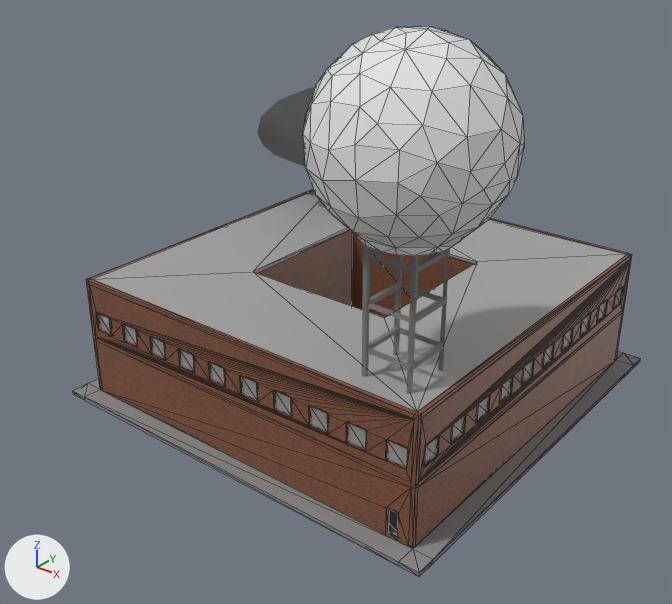
The glTF model Gangsta Wizards/Main/BUILDINGS/Business/News Building.glb, before and after one commit.
Both versions are drawn from a camera (50 mm lens) standing at (40.0, -53.8, 32.3) and looking at (1.6, -5.8, 2.5). Every picture has the same lights, and +X, +Y and +Z are marked at lower left. The picture after the commit comes second. Mesh edges are drawn as thin lines on the coarser meshes. Where no turn or scale is listed for an object, it has been applied to the vertices.
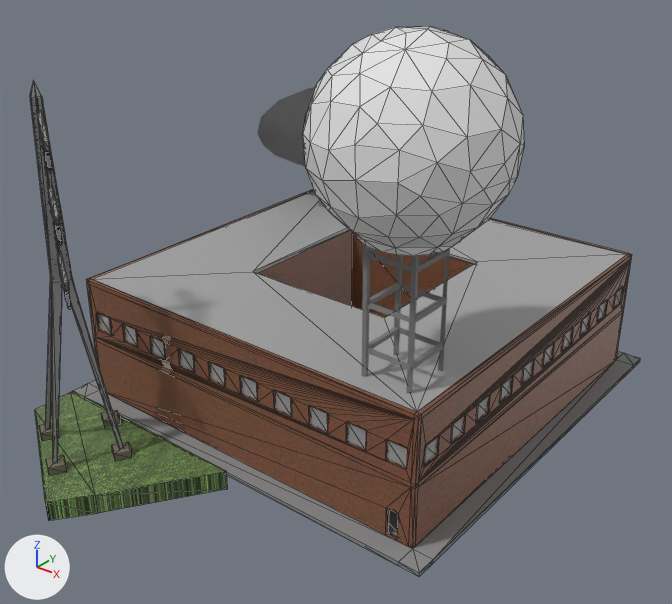
Pixel boxes [x1, y1, x2, y2] of what changed, in the pictures (672 x 604 px):
'Undeveloped Land.001', added (green)
    after: [35, 391, 227, 521]
'Tower', added
    after: [30, 81, 124, 464]
    faces in mat_galvanized_steel (grey #adadad): [30, 81, 124, 464]
    faces in mat_coils (black #000000): [45, 151, 71, 309]
'Bases', added
    after: [39, 410, 132, 476]

The change in detail:
Picture 'grass' (img_grass) is now built by load_image('grass', '_unpacked/grass', 450, 450, 'sRGB') instead of load_image('grass', '_unpacked/grass', 720, 720, 'sRGB').
Material 'Grass.001' (mat_grass_001) is new.
Its texture is img_grass.
Material 'Galvanized Steel' (mat_galvanized_steel) is new.
Its base color is (0.416, 0.416, 0.416) (grey #adadad).
Its metallic is 1.0.
Its roughness is 0.8.
Material 'Coils' (mat_coils) is new.
Its base color is (0.0, 0.0, 0.0) (black #000000).
Its metallic is 1.0.
Material 'Steel' (mat_steel) is new.
Its base color is (0.264, 0.264, 0.264) (grey #8c8c8c).
Its metallic is 1.0.
Its roughness is 0.0.
Material 'Conc Base' (mat_conc_base) is new.
Its base color is (0.181, 0.166, 0.116) (dark yellow #767160).
Its roughness is 1.0.
Mesh me_cube_005 is new.
It has 12 vertices, 20 faces and spans x -533.7..-516.5, y 36.3..46.3, z 31.6..33.1.
It uses material mat_grass_001 (picture img_grass).
Mesh me_cylinder_003 is new.
It has 2771 vertices, 3134 faces and spans x 2.6..9.3, y -6.8..-0.1, z 0.3..26.3.
Faces by material slot: [1272, 1056, 806].
It uses material mat_steel (grey #8c8c8c).
It uses material mat_coils (black #000000).
It uses material mat_galvanized_steel (grey #adadad).
Mesh me_cube_001 is new.
It has 32 vertices, 48 faces and spans x -3.09..4.81, y -7.06..0.83, z -0.3..0.3.
It uses material mat_conc_base (dark yellow #767160).
Object 'Undeveloped Land.001' (ob_undeveloped_land_001) is new; it shows me_cube_005.
Its location is (516.97, -63.07, -39.98).
Object 'Tower' (ob_tower) is new; it shows me_cylinder_003.
Its location is (-15.82, -17.46, -6.57).
Object 'Bases' (ob_bases) is new; it shows me_cube_001.
Its location is (-10.71, -17.75, -6.57).
